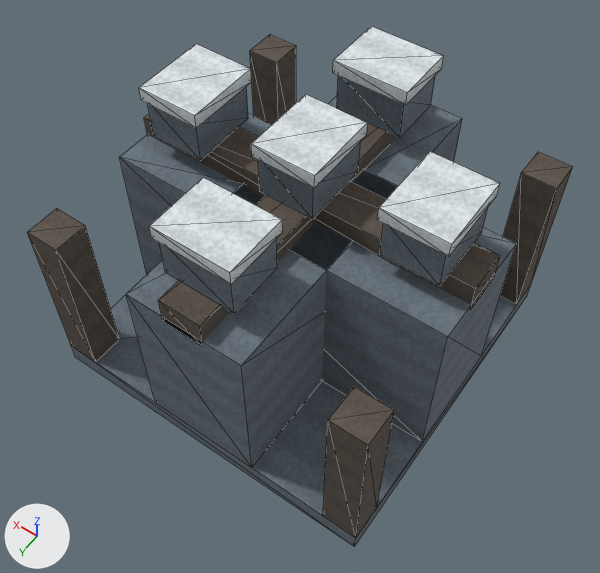
An edit to the glTF model godot/assets/structures/wall.glb, drawn before and after from the same camera.
Both versions are drawn from a 50 mm camera at (-0.847, 1.226, 2.1) aimed at (-0.036, 0.091, 0.316). The axes (+X, +Y, +Z) are drawn at lower left. The lights are the same throughout. The picture after the commit comes second. Mesh edges are drawn as thin lines. Vertices at exactly the same position are counted once.

The older version as bpy lines, for what is in view:
```python
me_cube_130 = bpy.data.meshes.new('Cube.130')
me_cube_130.from_pydata(...)  # 152 vertices, 228 faces; spans x -0.5..0.5, y -0.5..0.5, z 0.0..0.78
me_cube_130.materials.append(mat_structure)
ob_wall = bpy.data.objects.new('wall', me_cube_130)
ob_wall.location = (0.0, 0.0, 0.0)
```
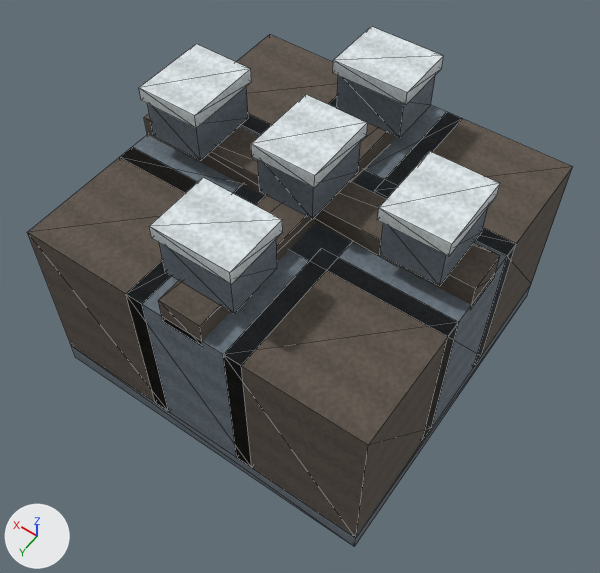
Commit message: fix(hpa-291): make wall corner blocks continuous with the bands

Scene script edits in JSON lines:
```json
{"block": "me_cube_130", "where": "me_cube_130.from_pydata(...)  # 152 vertices, 228 faces; spans x -0.5..0.5, y -0.5..0.5, z 0.0..0.78"}
{"block": "me_cube_130", "where": "# used by ob_wall; location = (0.0, 0.0, 0.0)"}
{"block": "me_cube_130", "change": "me_cube_130 part 1: the loose piece of 8 vertices spanning x -0.5..-0.4, y -0.5..-0.4, z 0.06..0.56 is scaled about its middle by (3.8, 3.8, 1), then moved by (0.14, 0.14, 0.0)"}
{"block": "me_cube_130", "change": "me_cube_130 part 2: the loose piece of 8 vertices spanning x -0.5..-0.4, y 0.4..0.5, z 0.06..0.56 is scaled about its middle by (3.8, 3.8, 1), then moved by (0.14, -0.14, 0.0)"}
{"block": "me_cube_130", "change": "me_cube_130 part 3: the loose piece of 8 vertices spanning x 0.4..0.5, y -0.5..-0.4, z 0.06..0.56 is scaled about its middle by (3.8, 3.8, 1), then moved by (-0.14, 0.14, 0.0)"}
{"block": "me_cube_130", "change": "me_cube_130 part 4: the loose piece of 8 vertices spanning x 0.4..0.5, y 0.4..0.5, z 0.06..0.56 is scaled about its middle by (3.8, 3.8, 1), then moved by (-0.14, -0.14, 0.0)"}
```

Changed parts and their boxes (x1, y1, x2, y2) in the pictures (600 x 573 px; the box of a moved part takes in the faces that stretch with it):
```json
{"part": 1, "of": "me_cube_130", "change": "moved or reshaped", "before": [500, 152, 572, 304], "after": [375, 112, 572, 366]}
{"part": 2, "of": "me_cube_130", "change": "moved or reshaped", "before": [323, 387, 394, 538], "after": [224, 251, 459, 538]}
{"part": 3, "of": "me_cube_130", "change": "moved or reshaped", "before": [250, 35, 296, 125], "after": [237, 35, 338, 134]}
{"part": 4, "of": "me_cube_130", "change": "moved or reshaped", "before": [27, 209, 119, 362], "after": [27, 147, 198, 412]}
```
